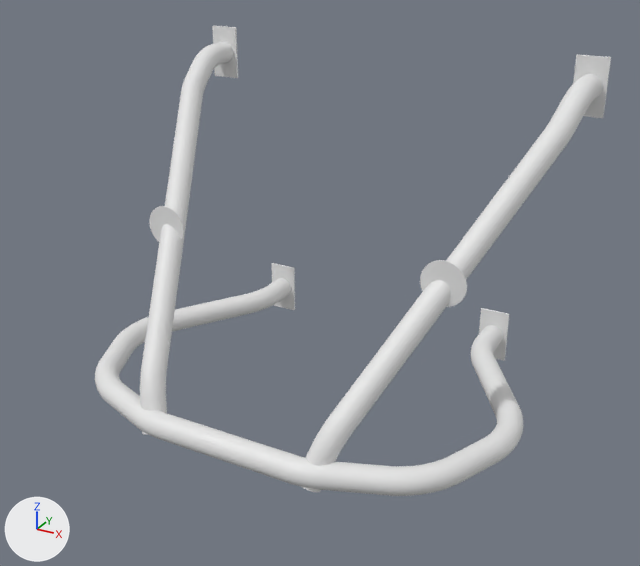
Two versions of the OBJ model models/barrera_armada.obj, one commit apart.
Both versions are drawn from a 50 mm lens placed at (1242.0, -2744.0, 1421.0), pointed at (54.0, -584.0, 341.0). Lighting does not change. The marker at lower left points along +X, +Y and +Z. The picture after the commit comes second. Where no turn or scale is listed for an object, it has been applied to the vertices.

Names of what the first picture shows: 'arco', 'discos_baliza', 'pata_der', 'pata_izq', 'placas_base'.
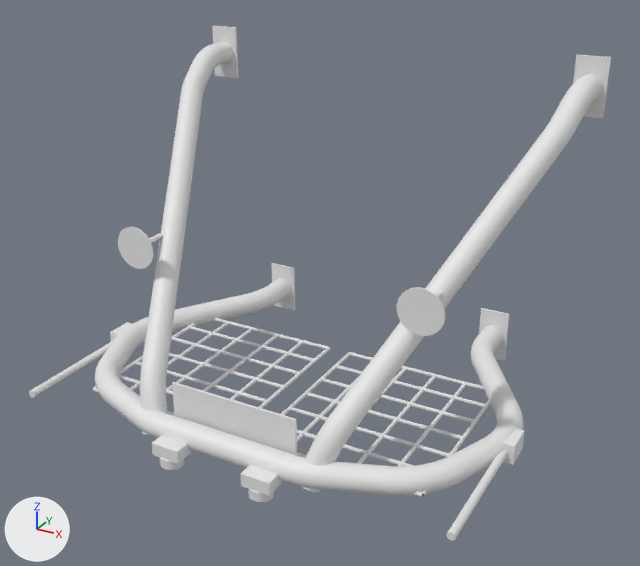
Boxes [x1, y1, x2, y2] around the edits, measured in the pictures (640 x 566 px):
```json
{"object": "discos_baliza", "change": "reshaped", "before": [149, 206, 467, 307], "after": [118, 227, 445, 336], "on screen": "8% taller"}
{"object": "malla_luneta_2", "change": "added", "after": [281, 352, 490, 497]}
{"object": "anclaje", "change": "added", "after": [172, 382, 297, 455]}
{"object": "malla_luneta_1", "change": "added", "after": [93, 318, 330, 416]}
{"object": "pertigas", "change": "added", "after": [29, 322, 524, 541]}
{"object": "focos", "change": "added", "after": [152, 435, 281, 502]}
{"part": 1, "of": "me_discos_baliza", "change": "added", "after": [149, 232, 164, 243]}
{"part": 2, "of": "me_discos_baliza", "change": "added", "after": [118, 227, 153, 269]}
{"part": 3, "of": "me_discos_baliza", "change": "added", "after": [397, 287, 445, 336]}
{"part": 4, "of": "me_discos_baliza", "change": "deleted", "before": [149, 206, 184, 241]}
{"part": 5, "of": "me_discos_baliza", "change": "deleted", "before": [420, 260, 467, 307]}
```

Scene script edits in JSON lines:
```json
{"block": "me_discos_baliza", "where": "# used by ob_discos_baliza; location = (0.0, 0.0, 0.0)"}
{"op": "remove", "block": "me_discos_baliza", "code": "me_discos_baliza.from_pydata(...)  # 132 vertices, 256 faces; spans x -538.0..538.0, y -647.0..-643.0, z 383.0..518.0"}
{"op": "add", "block": "me_discos_baliza", "code": "me_discos_baliza.from_pydata(...)  # 232 vertices, 448 faces; spans x -538.0..538.0, y -802.0..-660.0, z 363.0..498.0"}
{"block": "me_discos_baliza", "change": "me_discos_baliza part 1: a new loose piece, a 24-sided cylinder along y spanning x -478.0..-462.0, y -795.0..-660.0, z 422.0..438.0"}
{"block": "me_discos_baliza", "change": "me_discos_baliza part 2: a new loose piece, a 32-sided cylinder along y spanning x -537.5..-402.5, y -802.0..-798.0, z 362.5..497.5"}
{"block": "me_discos_baliza", "change": "me_discos_baliza part 3: a new loose piece, a 32-sided cylinder along y spanning x 402.5..537.5, y -802.0..-798.0, z 362.5..497.5"}
{"block": "me_discos_baliza", "change": "me_discos_baliza part 4: the loose piece of 66 vertices spanning x -538.0..-402.0, y -647.0..-643.0, z 383.0..518.0 is deleted"}
{"block": "me_discos_baliza", "change": "me_discos_baliza part 5: the loose piece of 66 vertices spanning x 402.0..538.0, y -647.0..-643.0, z 383.0..518.0 is deleted"}
{"block": "me_discos_baliza", "change": "other edits to the shape of me_discos_baliza do not show in these pictures"}
{"op": "add", "block": "me_pertigas", "code": ["me_pertigas = bpy.data.meshes.new('pertigas')", "me_pertigas.from_pydata(...)  # 116 vertices, 216 faces; spans x -720.0..720.0, y -1085.0..-595.0, z -30.0..30.0"]}
{"op": "add", "block": "me_malla_luneta_2", "code": ["me_malla_luneta_2 = bpy.data.meshes.new('malla_luneta_2')", "me_malla_luneta_2.from_pydata(...)  # 200 vertices, 208 faces; spans x 34.0..566.0, y -956.0..-344.0, z -21.0..-9.0"]}
{"op": "add", "block": "me_malla_luneta_1", "code": ["me_malla_luneta_1 = bpy.data.meshes.new('malla_luneta_1')", "me_malla_luneta_1.from_pydata(...)  # 200 vertices, 208 faces; spans x -566.0..-34.0, y -956.0..-344.0, z -21.0..-9.0"]}
{"op": "add", "block": "me_focos", "code": ["me_focos = bpy.data.meshes.new('focos')", "me_focos.from_pydata(...)  # 116 vertices, 216 faces; spans x -195.0..195.0, y -1123.0..-1053.0, z -70.0..0.0"]}
{"op": "add", "block": "me_anclaje", "code": ["me_anclaje = bpy.data.meshes.new('anclaje')", "me_anclaje.from_pydata(...)  # a box spanning x -205.0..205.0, y -997.0..-989.0, z -50.0..130.0"]}
{"op": "add", "block": "ob_pertigas", "code": ["ob_pertigas = bpy.data.objects.new('pertigas', me_pertigas)", "ob_pertigas.location = (0.0, 0.0, 0.0)"]}
{"op": "add", "block": "ob_malla_luneta_2", "code": ["ob_malla_luneta_2 = bpy.data.objects.new('malla_luneta_2', me_malla_luneta_2)", "ob_malla_luneta_2.location = (0.0, 0.0, 0.0)"]}
{"op": "add", "block": "ob_malla_luneta_1", "code": ["ob_malla_luneta_1 = bpy.data.objects.new('malla_luneta_1', me_malla_luneta_1)", "ob_malla_luneta_1.location = (0.0, 0.0, 0.0)"]}
{"op": "add", "block": "ob_focos", "code": ["ob_focos = bpy.data.objects.new('focos', me_focos)", "ob_focos.location = (0.0, 0.0, 0.0)"]}
{"op": "add", "block": "ob_anclaje", "code": ["ob_anclaje = bpy.data.objects.new('anclaje', me_anclaje)", "ob_anclaje.location = (0.0, 0.0, 0.0)"]}
```
